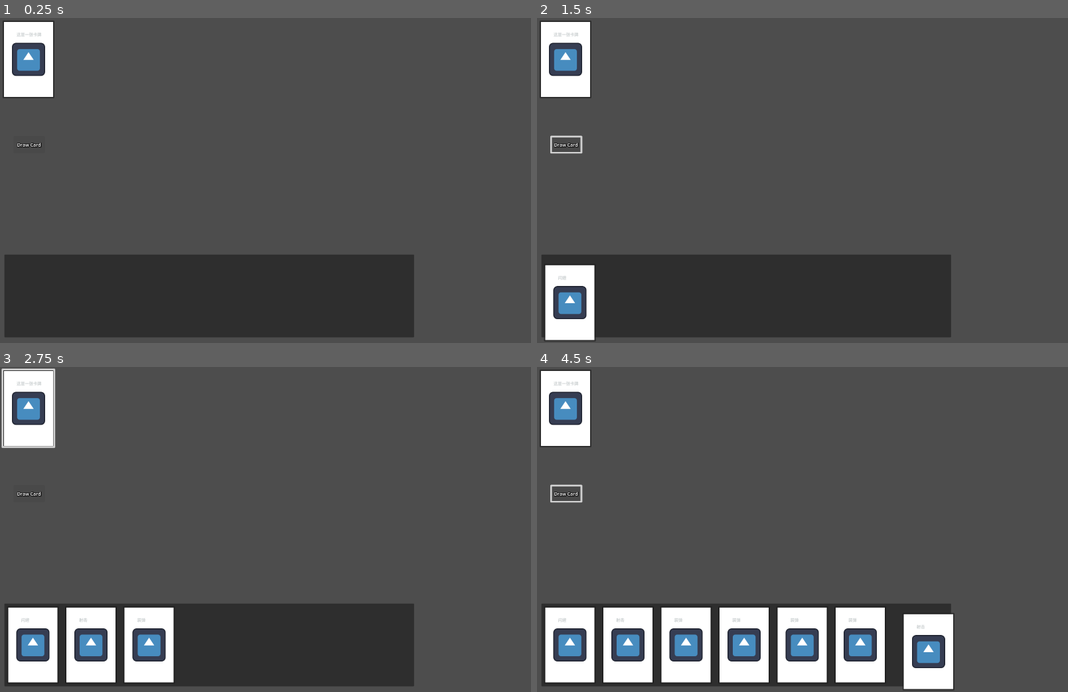
Above: before the commit, frames 1-4 (two rows, left to right).
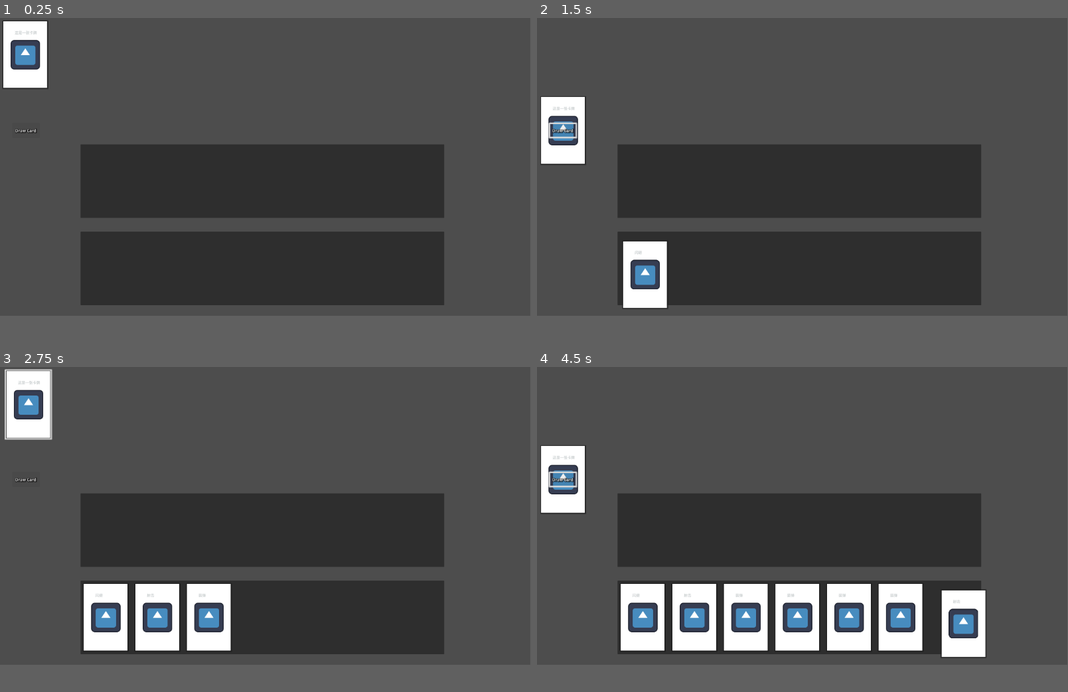
Above: after the commit, the same moments.

Repository: secondreich/Cards-of-Gun
Game: Godot game, scene res://main.tscn
Two runs of this game, one before a commit and one after it. Both use one fixed random seed, a clock stepped at 60 frames per second and the inputs below. The engine's default icon, where the game draws it, is replaced by a stand-in: a white triangle on a blue panel in a dark square.
Inputs (mouse positions are in pixels of both pictures, inside the frame that each line leads up to; where the layout moved, square brackets give the same spot in the first picture):
- Up to frame 1 (0.25 s): no input
- Up to frame 2 (1.5 s): click (563, 57) [563, 60] at 0.5 s; click (563, 141) [568, 144] at 1.25 s
- Up to frame 3 (2.75 s): click (26, 409) at 2.02 s
- Up to frame 4 (4.5 s): click (563, 490) [568, 493] at 2.75 s; click (563, 409) at 3.52 s; click (563, 490) [568, 493] at 4.25 s
In our replay, the window is 800x490 before the commit and 799x449 after it. These sizes can differ from the game's own. Grey fills any space a smaller window leaves; there, only what the larger window draws over its background counts as a difference.

The runs differ from the first frame. In frame 1, 30% of the frame differs, in the area x 0-100%, y 0-100%; in frame 2, 34%; in frame 3, 35%; in frame 4, 41%.
Error after the commit: Invalid call. Nonexistent function 'add_card' in base 'Nil'. (res://Card/card.gd:60)

Commit message:
更新卡牌拖动功能

Diff:
--- a/Card/card.gd
+++ b/Card/card.gd
@@ -13,6 +13,8 @@
 var preDeck
 var pickButton
 
+var whichDeckMouseIn
+
 @export var cardLabel : String
 @export var cardName : String
 @export var isPlurality: int
@@ -21,8 +23,19 @@
 func _process(delta: float) -> void:
 	match cardCurrentState:
 		cardState.dragging:
-			var target_position = get_global_mouse_position() - size/2
+			#拖曳卡牌逻辑
+			var target_position = get_global_mouse_position() - size/4
 			global_position = global_position.lerp(target_position, 0.4)
+
+			var mouse_position = get_global_mouse_position()
+			var nodes = get_tree().get_nodes_in_group("卡组分组")
+
+			for node in nodes:
+				if node.get_global_rect().has_point(mouse_position) && node.visible == true:
+					whichDeckMouseIn = node
+					print(whichDeckMouseIn)
+
+
 		cardState.following:
 			if follow_target != null:
 				var target_position = follow_target.global_position
@@ -35,10 +48,17 @@
 func _on_button_button_down() -> void:
 	#print("按钮按下，跟随目标", follow_target)
 	cardCurrentState = cardState.dragging
+	if follow_target != null:
+		follow_target.queue_free()
 	pass
 
 func _on_button_button_up() -> void:
 	#print("按钮松开，跟随目标", follow_target)
+	if(whichDeckMouseIn != null):
+		whichDeckMouseIn.add_card(self)
+	else:
+		preDeck.add_card(self)
+
 	cardCurrentState = cardState.following
 	pass
 
--- a/cardBackground/cardBackground.gd
+++ b/cardBackground/cardBackground.gd
@@ -8,7 +8,7 @@
 var card_total_num = 0
 
 
-func _process(delta: float) -> void:
+func _process(_delta: float) -> void:
 	if cardDeck.get_child_count() != 0:
 		var children = cardDeck.get_children()
 		sort_nodes_by_position(children)
@@ -42,6 +42,6 @@
 
 	cardToAdd.follow_target=cardBackground
 
-	cardToAdd.preDeck=self
+	cardToAdd.preDeck = self
 
 	cardToAdd.cardCurrentState=cardToAdd.cardState.following
--- a/cardBackground/cardBackground.tscn
+++ b/cardBackground/cardBackground.tscn
@@ -4,7 +4,7 @@
 
 [node name="deck" type="Panel"]
 custom_minimum_size = Vector2(220, 320)
-offset_right = 1580.0
+offset_right = 220.0
 offset_bottom = 320.0
 script = ExtResource("1_longk")
 
--- a/main.gd
+++ b/main.gd
@@ -7,7 +7,7 @@
 
 @export var siteItems : Dictionary
 
-func add_new_hand_card(cardName, cardDeck , caller = scene_1) -> Node:
+func add_new_hand_card(cardName, cardDeck , _caller = scene_1) -> Node:
 	#print("发手牌：" + str(cardName))
 	var cardClass = BaseCard.infosDic[cardName]["card_label"]
 	#print("卡牌的类型是%s:"%cardClass)
--- a/main.tscn
+++ b/main.tscn
@@ -10,9 +10,11 @@
 shadow_size = 12
 shadow_color = Color(0.00392157, 0, 0, 0.615686)
 
-[node name="Main" type="Node2D" node_paths=PackedStringArray("scene_1")]
+[node name="Main" type="Node2D" node_paths=PackedStringArray("scene_1", "scene_2")]
+scale = Vector2(0.5, 0.5)
 script = ExtResource("1_1bvp3")
-scene_1 = NodePath("deck")
+scene_1 = NodePath("HandCards")
+scene_2 = NodePath("UsedCards")
 MaxHandCard = 7
 siteItems = {
 "avoid": 50,
@@ -63,10 +65,16 @@
 text = "Draw Card"
 label_settings = SubResource("LabelSettings_h2yge")
 
-[node name="deck" parent="." instance=ExtResource("2_0xm2m")]
-offset_left = 17.0
-offset_top = 914.0
-offset_right = 1597.0
-offset_bottom = 1234.0
+[node name="HandCards" parent="." groups=["卡组分组"] instance=ExtResource("2_0xm2m")]
+offset_left = 350.0
+offset_top = 930.0
+offset_right = 1930.0
+offset_bottom = 1250.0
+
+[node name="UsedCards" parent="." groups=["卡组分组"] instance=ExtResource("2_0xm2m")]
+offset_left = 350.0
+offset_top = 550.0
+offset_right = 1930.0
+offset_bottom = 870.0
 
 [connection signal="button_down" from="DrawCard/Button" to="." method="get_cards"]
--- a/project.godot
+++ b/project.godot
@@ -19,10 +19,9 @@
 
 BaseCard="*res://assets/baseCard.gd"
 
-[display]
+[global_group]
 
-window/size/viewport_width=2048
-window/size/viewport_height=1256
+"卡组分组"=""
 
 [rendering]
 
Not shown, changed: icon.svg.import
